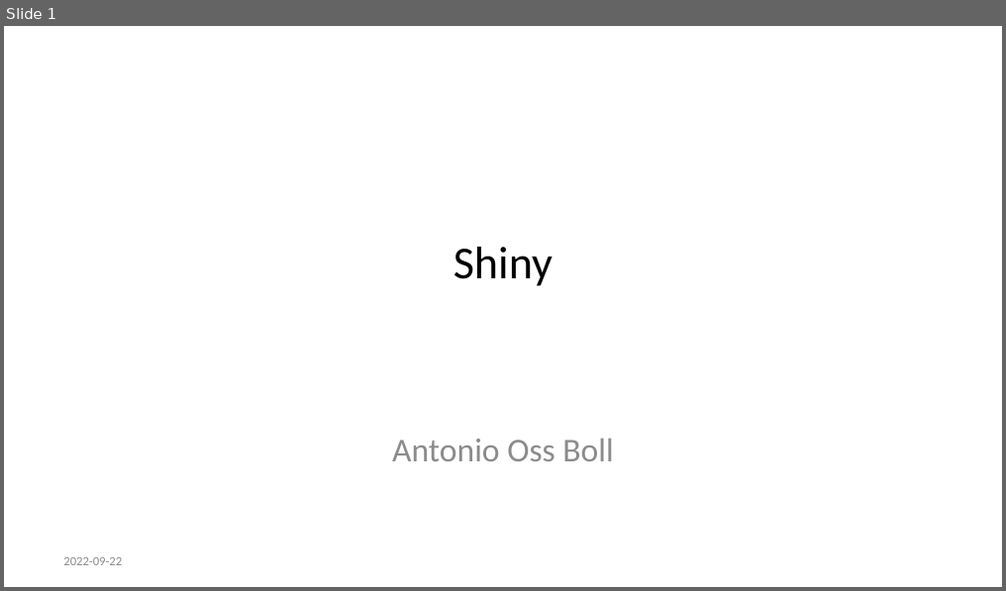
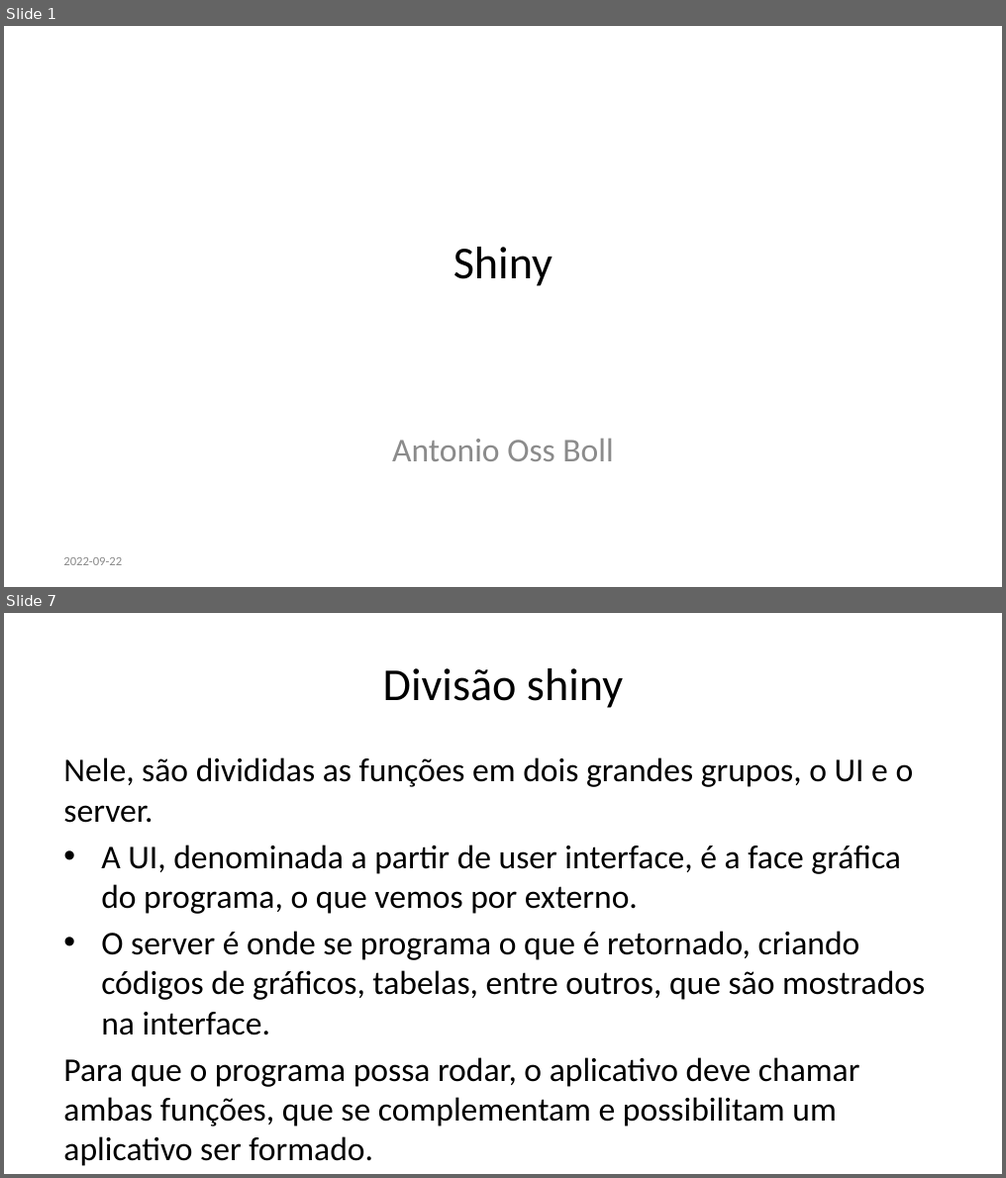
Before and after one commit to AntonioBoll/ApresentacaoShiny, a slide deck: apresentacao.pptx. Shown one above the other, each under a label of ours: slide 1 before the commit, slides 1 and 7 after it; the slides between them are not shown. The pictures are 1006x591 and 1006x1178 pixels, drawn with LibreOffice and Linux fonts; fonts in the diff are those of the drawing. Boxes give left, top, right and bottom in pixels: in the first picture for what was removed or moved away, otherwise in the second. Text is boxed around its words. In the diff, an @@ line names an element or a change of style, - is before the commit and + after.

```diff
--- a/apresentacao.pptx
+++ b/apresentacao.pptx
@@ slide 7 added at box(4, 613, 1002, 1174), background #FFFFFF @@
@@ title added at box(383, 668, 623, 708), 33 pt, text #000000 @@
+Divisão shiny
@@ text added at box(63, 758, 925, 1127), 24 pt, text #000000 @@
+Nele, são divididas as funções em dois grandes grupos, o UI e o server.
+• A UI, denominada a partir de user interface, é a face gráfica do programa, o que vemos por externo.
+• O server é onde se programa o que é retornado, criando códigos de gráficos, tabelas, entre outros, que são mostrados na interface.
+Para que o programa possa rodar, o aplicativo deve chamar ambas funções, que se complementam e possibilitam um aplicativo ser formado.
```
Also in this commit, not shown: 1 slide changed, 18 other slides added, 3 slides removed, 1 other file.
